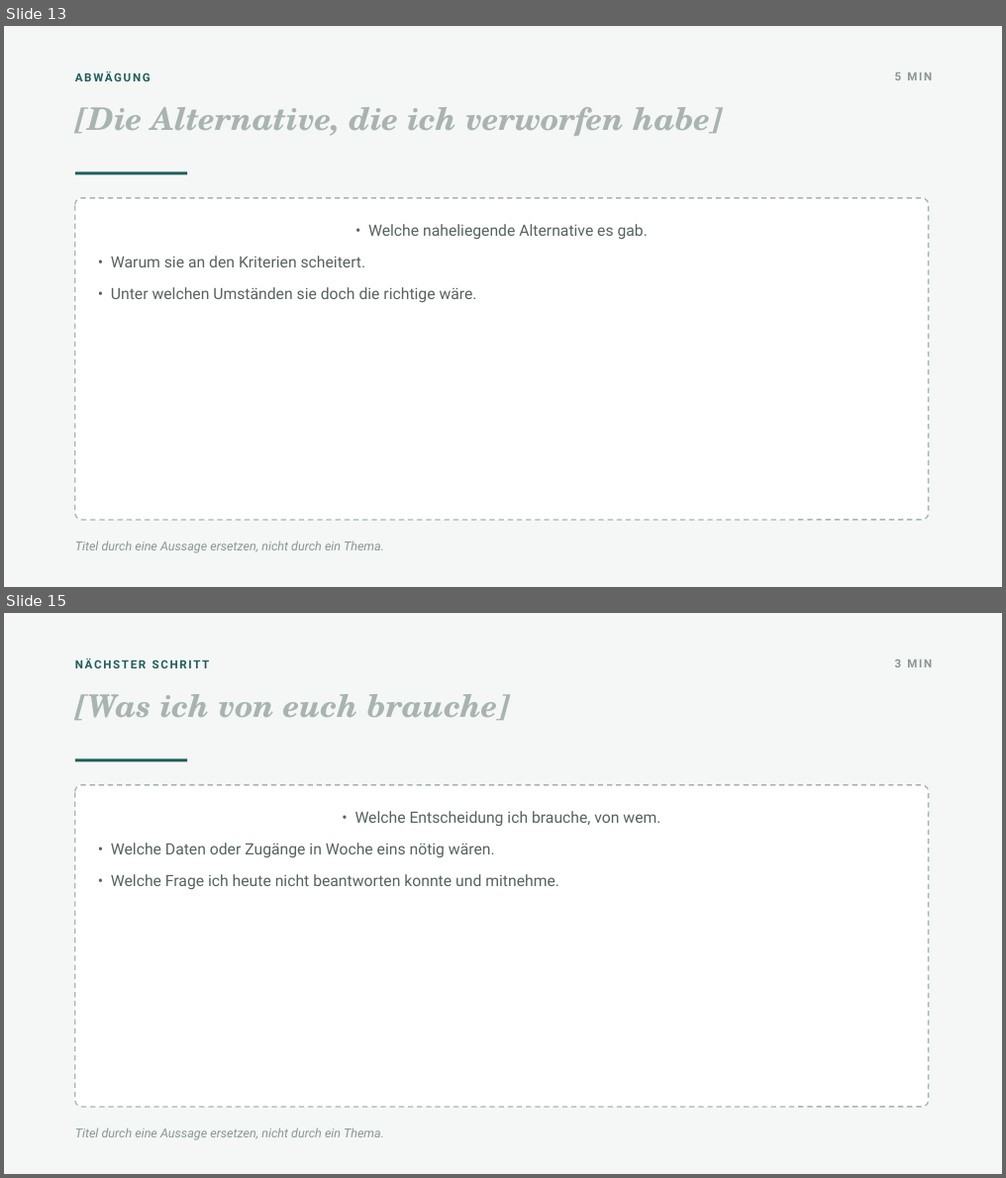
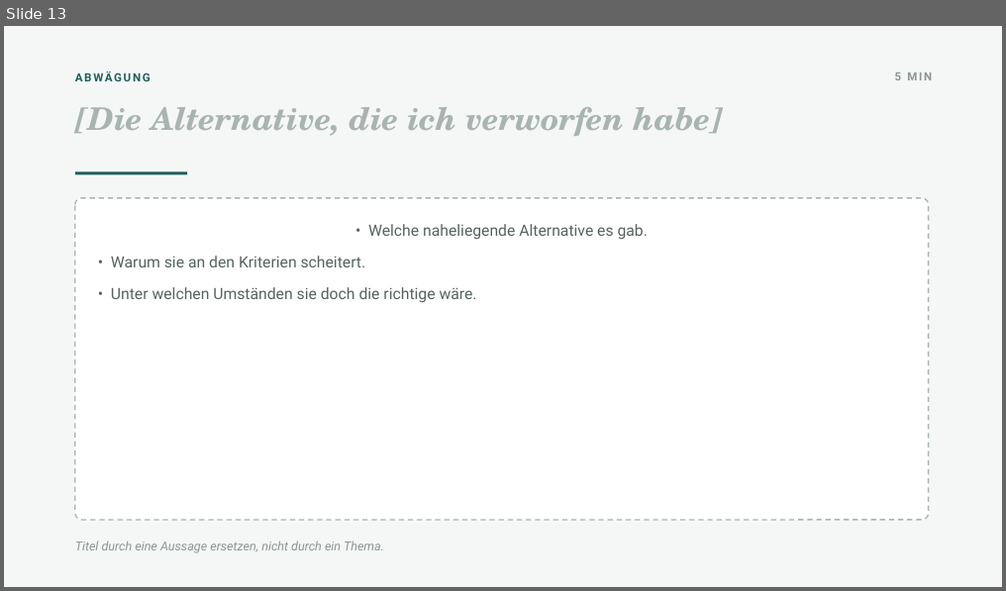
Before and after one commit to eugnmueller-87/PROCUREMENT, a slide deck: templates/case-study-blueprint.pptx. Shown one above the other, each under a label of ours: slides 13 and 15 before the commit, slide 13 after it; the slides between them are not shown. The pictures are 1006x1178 and 1006x591 pixels, drawn with LibreOffice and Linux fonts; fonts in the diff are those of the drawing. Boxes give left, top, right and bottom in pixels: in the first picture for what was removed or moved away, otherwise in the second. Text is boxed around its words. In the diff, an @@ line names an element or a change of style, - is before the commit and + after.

```diff
--- a/templates/case-study-blueprint.pptx
+++ b/templates/case-study-blueprint.pptx
@@ slide 15 removed at <box>4,613,1002,1174</box>, background #FFFFFF @@
@@ rectangle removed at <box>4,613,1002,1174</box> @@
@@ text removed at <box>75,659,210,668</box> @@
-NÄCHSTER SCHRITT
@@ text removed at <box>895,660,932,667</box> @@
-3 MIN
@@ text removed at <box>75,694,511,720</box> @@
-[Was ich von euch brauche]
@@ rectangle removed at <box>75,759,187,761</box> @@
@@ rounded rectangle removed at <box>75,785,929,1107</box> @@
-• Welche Entscheidung ich brauche, von wem.
-• Welche Daten oder Zugänge in Woche eins nötig wären.
-• Welche Frage ich heute nicht beantworten konnte und mitnehme.
@@ text removed at <box>75,1128,384,1141</box> @@
-Titel durch eine Aussage ersetzen, nicht durch ein Thema.
```
Also in this commit, not shown: 2 other slides removed.
